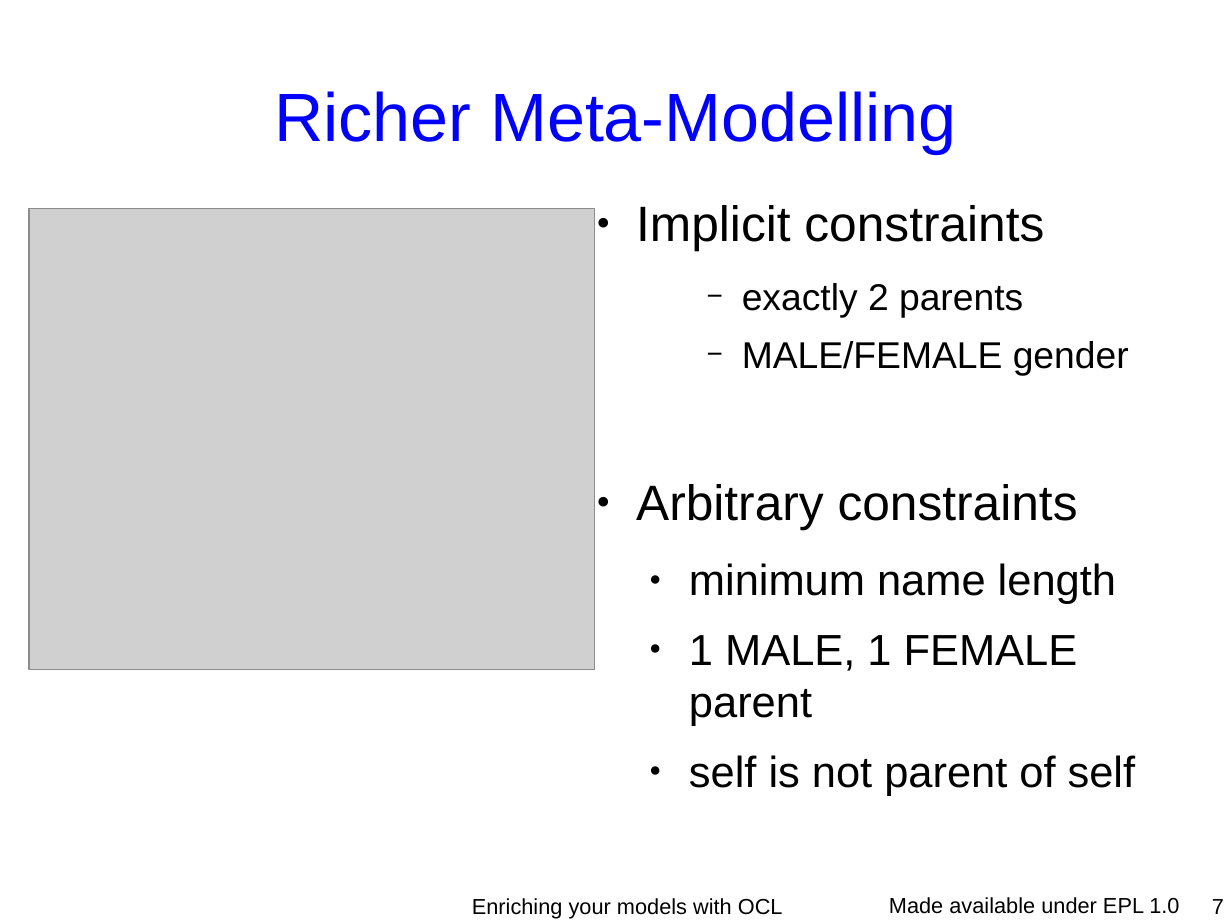
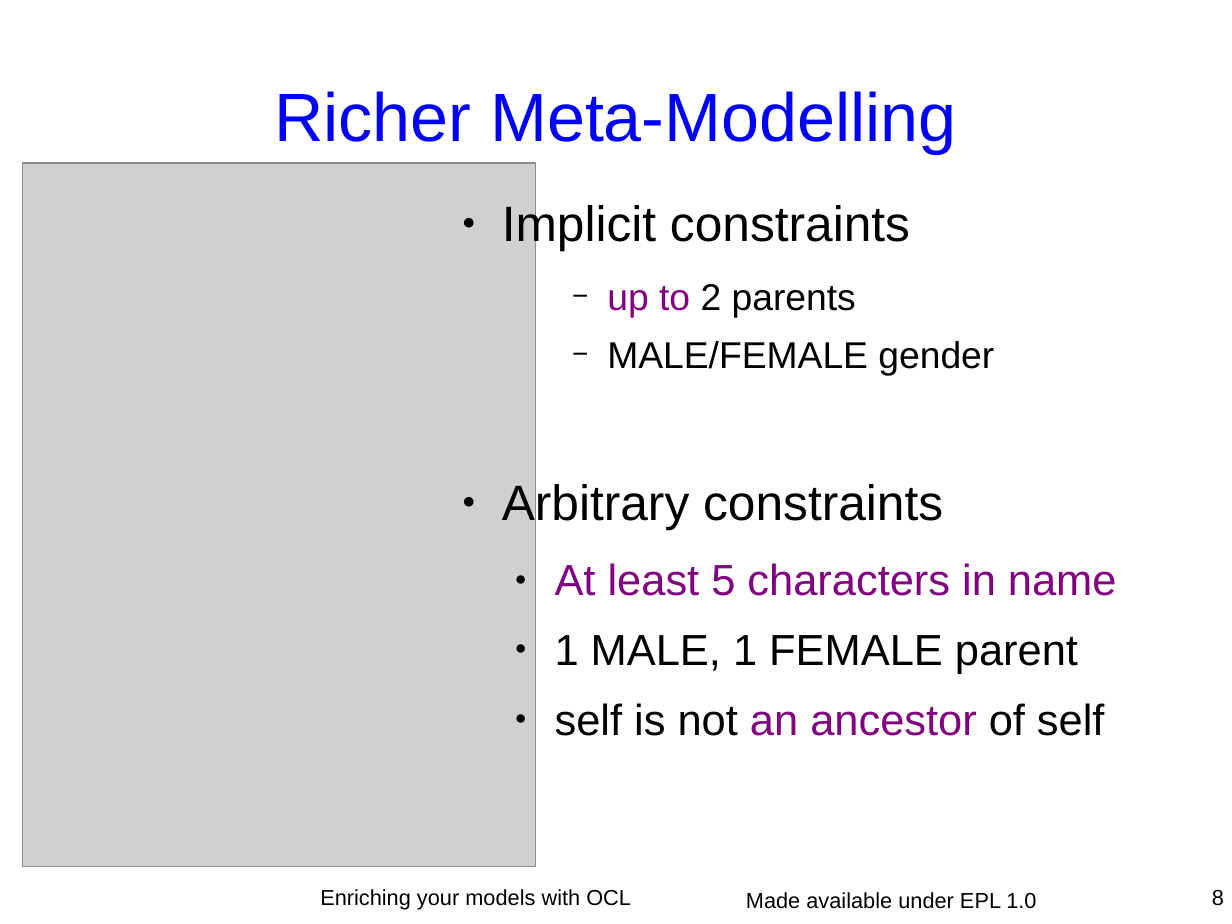
Before and after one commit to eclipse-ocl/ocl-website, a slide deck: slide 8 of ocl/docs/publications/ESE2010LongTalk/EnrichingWithOCL.odp (slide 7 before the commit). Drawn at 1232x924 pixels with LibreOffice and Linux fonts; fonts in the diff are those of the drawing; grey boxes stand for pictures; background and template pictures are left out. Boxes give left, top, right and bottom in pixels: in the first picture for what was removed or moved away, otherwise in the second. Text is boxed around its words. In the diff, an @@ line names an element or a change of style, - is before the commit and + after.

```diff
--- a/ocl/docs/publications/ESE2010LongTalk/EnrichingWithOCL.odp
+++ b/ocl/docs/publications/ESE2010LongTalk/EnrichingWithOCL.odp
@@ picture: place and size @@
-picture at [29, 209, 595, 670]
+picture at [22, 163, 536, 868]
@@ text "Implicit constraints": place and size @@
-text "Implicit constraints" at [636, 205, 1136, 796]
+text "Implicit constraints" at [502, 201, 1117, 736]
@@ text at [607, 284, 856, 318]: text changed @@
-    − exactly 2 parents
+    − up to 2 parents
@@ text at [555, 563, 1117, 596]: text changed; text colour #000000 to #800080 @@
-  ● minimum name length
+  ● At least 5 characters in name
@@ text at [555, 703, 1105, 736]: text changed @@
-  ● self is not parent of self
+  ● self is not an ancestor of self
@@ text "Enriching your models with OCL": place and size @@
-text "Enriching your models with OCL" at [472, 898, 783, 918]
+text "Enriching your models with OCL" at [320, 889, 631, 910]
@@ text "Made available under EPL 1.0": place and size @@
-text "Made available under EPL 1.0" at [889, 897, 1179, 914]
+text "Made available under EPL 1.0" at [746, 892, 1036, 909]
@@ page number removed at [1212, 899, 1224, 914] @@
-7
@@ page number added at [1212, 890, 1224, 906], 14 pt, text #000000 @@
+8
```
Also in this commit, not shown: 42 other slides changed, 6 slides added, 9 slides removed, 13 other files.
